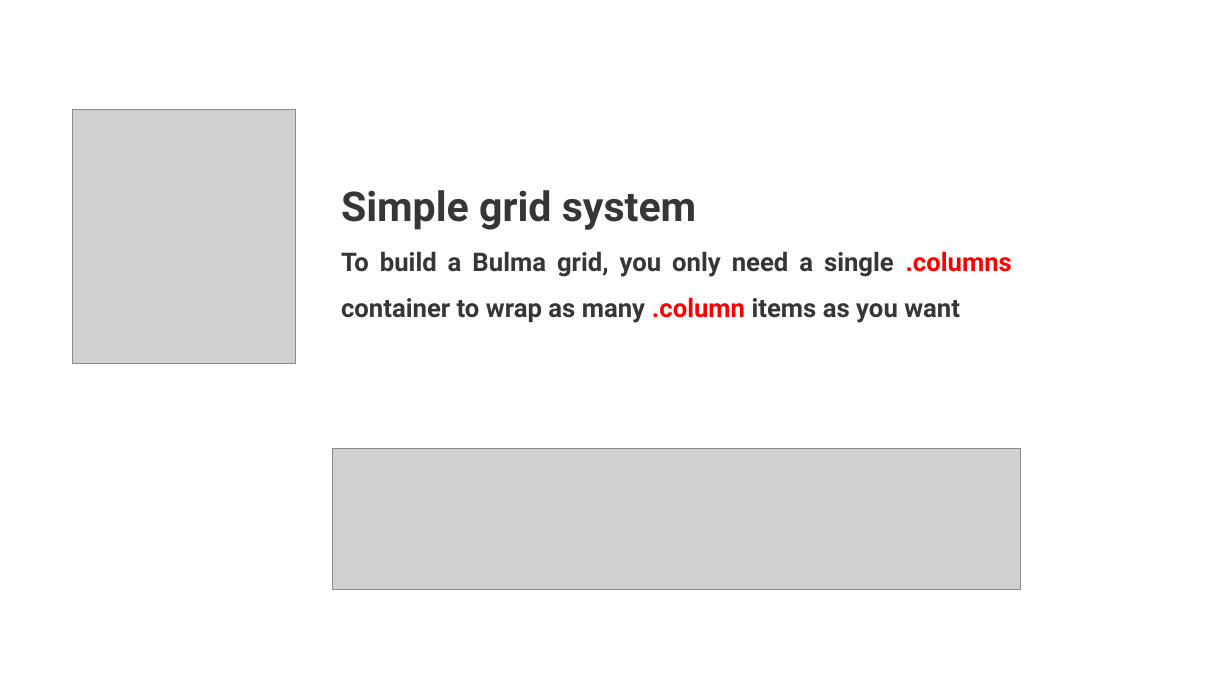
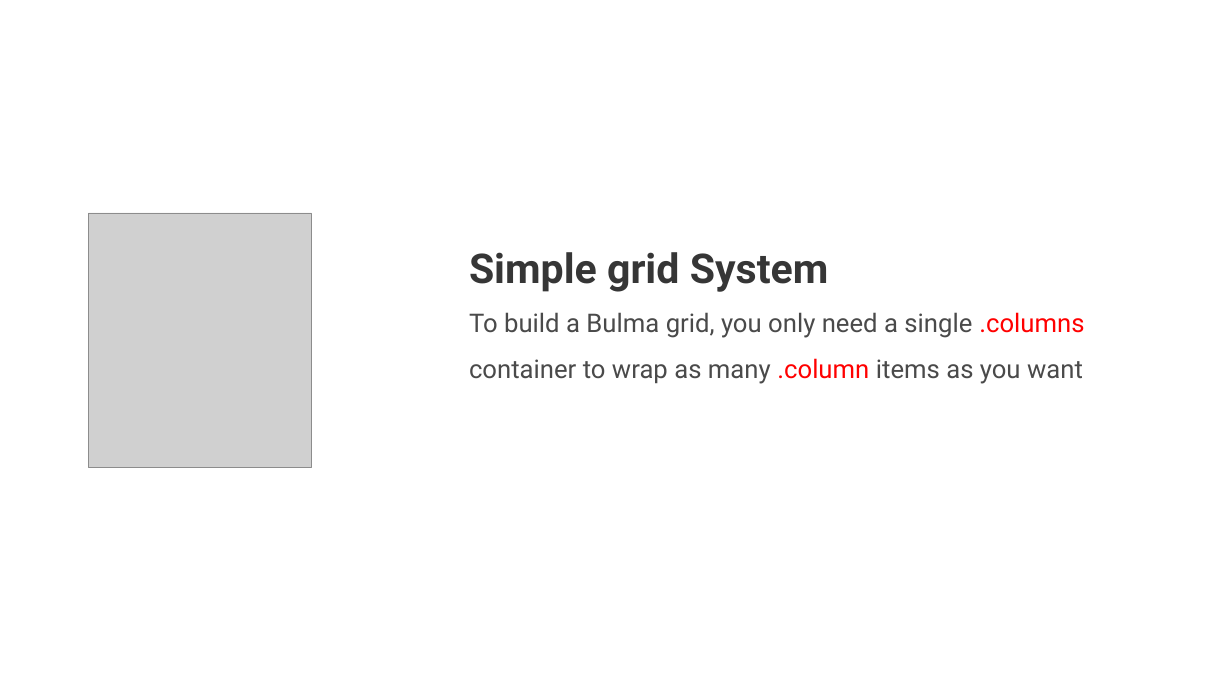
Before and after one commit to myprojectsfile/Learning-Bulma-Course, a slide deck: slide 4 of Course Materials/01- Introduction/01_04 - An Overview of Bulma Framework.pptx. Drawn at 1232x693 pixels with LibreOffice and Linux fonts; fonts in the diff are those of the drawing; grey boxes stand for pictures. Boxes give left, top, right and bottom in pixels: in the first picture for what was removed or moved away, otherwise in the second. Text is boxed around its words. In the diff, an @@ line names an element or a change of style, - is before the commit and + after.

Commit message:
Contiue more on Bulma Overview Presentation

```diff
--- a/Course Materials/01- Introduction/01_04 - An Overview of Bulma Framework.pptx
+++ b/Course Materials/01- Introduction/01_04 - An Overview of Bulma Framework.pptx
@@ picture removed at <box>73,109,296,364</box> @@
@@ picture added at <box>89,213,311,469</box> @@
@@ text "Simple grid System": place and size @@
-text "Simple grid System" at <box>341,190,1012,323</box>
+text "Simple grid System" at <box>469,252,1084,384</box>
@@ text at <box>469,252,829,292</box>: text changed @@
-Simple grid system
+Simple grid System
@@ text at <box>469,312,1084,384</box>: text colour #363636 to #4A4A4A, bold off in "To build a Bulma grid, you only ..."; alignment justified to left @@
@@ picture removed at <box>332,448,1020,590</box> @@
```
Also in this commit, not shown: 6 other slides changed, 1 slide removed, 1 other file.
